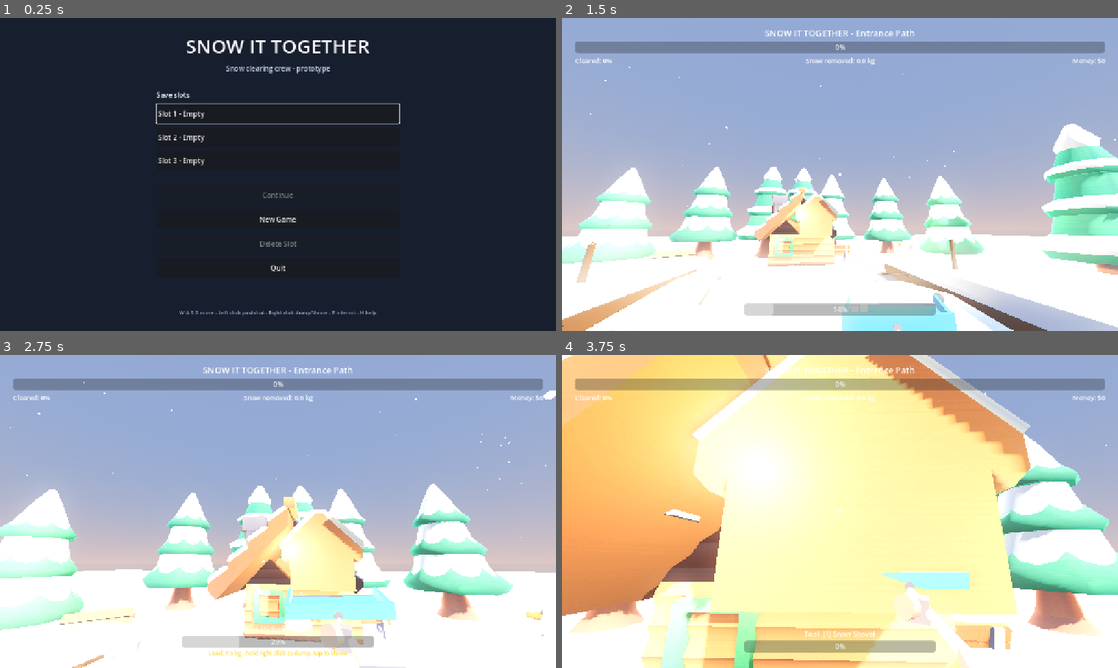
Above: before the commit, frames 1-4 (two rows, left to right).
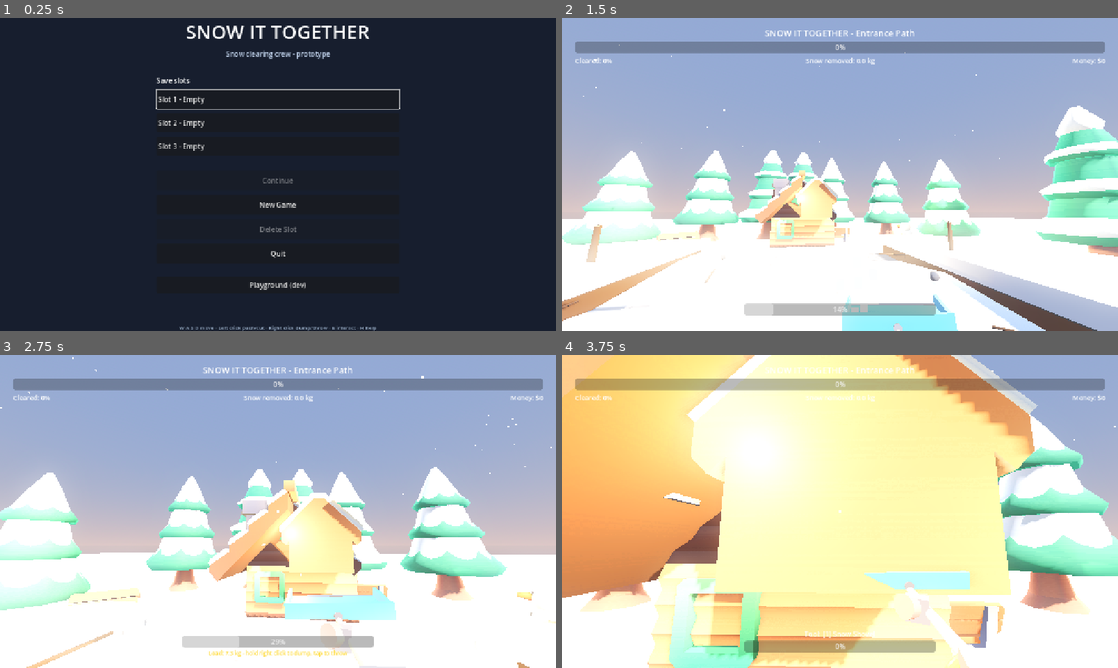
Above: after the commit, the same moments.

Repository: JS-Marinn/snow-it-alone
Game: Godot game, scene res://scenes/main_menu.tscn
Two runs of this game, one before a commit and one after it. Both use one fixed random seed, a clock stepped at 60 frames per second and the inputs below.
Inputs (mouse positions are in pixels of both pictures, inside the frame that each line leads up to):
- Up to frame 1 (0.25 s): no input
- Up to frame 2 (1.5 s): click "New Game" at 0.5 s; tap Enter at 1.25 s; move the mouse to (867, 174) at 1.27 s; hold W (move_forward) from 1.28 s (still down); hold E (interact) from 1.28 s (still down); click (867, 174) at 1.42 s
- Up to frame 3 (2.75 s): keep holding W (move_forward); tap Space (jump) at 1.52, 1.82, 2.27, 2.57 s; move the mouse to (250, 511) at 2.02 s; release E (interact) at 2.03 s; click (250, 511) at 2.1 s
- Up to frame 4 (3.75 s): keep holding W (move_forward); tap Enter at 2.75, 3.5 s; move the mouse to (851, 505) at 2.77 s; tap Q (shovel_tamp) at 2.85 s; move the mouse to (834, 517) at 3.52 s; right-click (834, 517) at 3.6 s; click (834, 517) at 3.67 s

The runs differ from the first frame. In frame 1, 3.9% of the frame differs, in the area x 28-72%, y 2-100%; in frame 2, 25%; in frame 3, 23%; in frame 4, 28%, in the area x 0-100%, y 0-100%.

Commit message:
feat: reach the Playground from the menu, in development builds only
The Playground was only reachable by passing a command-line flag, which is fine for a battery and useless for a person who just wants to look at it. It now has a button on the main menu, shown only when OS.is_debug_build() is true, so it is one click away while developing and cannot appear in a shipped build.

Continue and New Game are deliberately untouched: they must open the level. The bench is not content and a player should never land in it by accident, which is exactly why this is a debug-only entry rather than a new game mode.

Diff:
--- a/scripts/main_menu.gd
+++ b/scripts/main_menu.gd
@@ -134,6 +134,18 @@
 	quit_button.pressed.connect(func(): get_tree().quit())
 	column.add_child(quit_button)
 
+	# Development builds only. The Playground is a measuring bench, not content, so it
+	# must never sit in front of a player: Continue and New Game always open the level.
+	# Debug-only keeps it one click away while developing without shipping it.
+	if OS.is_debug_build():
+		column.add_child(_spacer(10.0))
+		var dev_button := Button.new()
+		dev_button.text = "Playground (dev)"
+		dev_button.custom_minimum_size = Vector2(0.0, 38.0)
+		dev_button.tooltip_text = "Measuring bench: 40 m runway, four surfaces, dummies. Not part of the game."
+		dev_button.pressed.connect(func(): get_tree().change_scene_to_file("res://scenes/playground.tscn"))
+		column.add_child(dev_button)
+
 	column.add_child(_spacer(18.0))
 
 	_status = Label.new()
